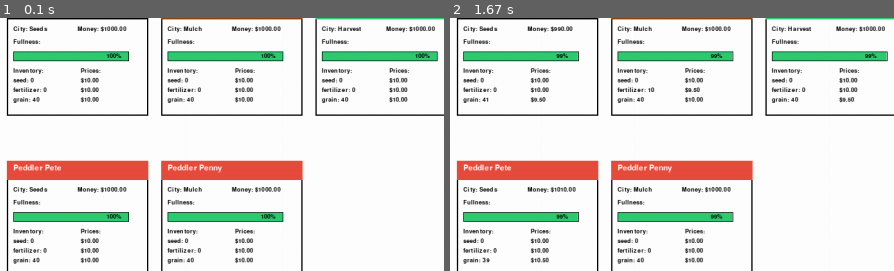
Above: before the commit, frames 1-2 (left to right).
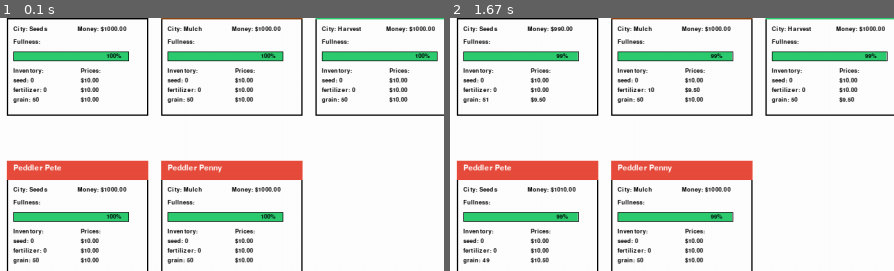
Above: after the commit, the same moments.

Repository: KentShikama/economy-simulator
Game: pygame game, started from economy-simulator-gui/pygame_gui.py
Two runs of this game, one before a commit and one after it. Both use one fixed random seed, a clock stepped at 60 frames per second and the inputs below.
Inputs:
- Up to frame 1 (0.1 s): no input
- Up to frame 2 (1.67 s): click "Step" at 0.38 s; hold Up 0.67-1.13 s; tap 3 at 0.82 s; hold Down 1.17-1.47 s; tap 4 at 1.32 s; hold Up from 1.5 s (still down); tap 1 at 1.65 s
The pictures show only the part of the screen within x 0-50%, y 10-60%; the shares and areas given below are measured in that part.

The runs differ from the first frame. In frame 1, 0.1% of the frame differs, in the area x 7-79%, y 31-97%; in frame 2, 0.1%.

Commit message:
500k run for 5 agents

Diff:
--- a/economy-simulator-gui/agents.py
+++ b/economy-simulator-gui/agents.py
@@ -12,7 +12,7 @@
 PRICE_ADJUSTMENT_RATE = 0.05
 
 # Peddler inventory limit
-MAX_INVENTORY_PEDDLER = 50
+MAX_INVENTORY_PEDDLER = 100
 
 
 class ActionType(Enum):
@@ -41,7 +41,7 @@
     grid_x: int = 0
     grid_y: int = 0
     fullness: int = 100
-    inventory: Dict[str, int] = field(default_factory=lambda: {'seed': 0, 'fertilizer': 0, 'grain': 40})
+    inventory: Dict[str, int] = field(default_factory=lambda: {'seed': 0, 'fertilizer': 0, 'grain': 50})
     prices: Dict[str, float] = field(default_factory=lambda: {'seed': 10, 'fertilizer': 10, 'grain': 10})
 
     def update_position(self, grid: Grid):
